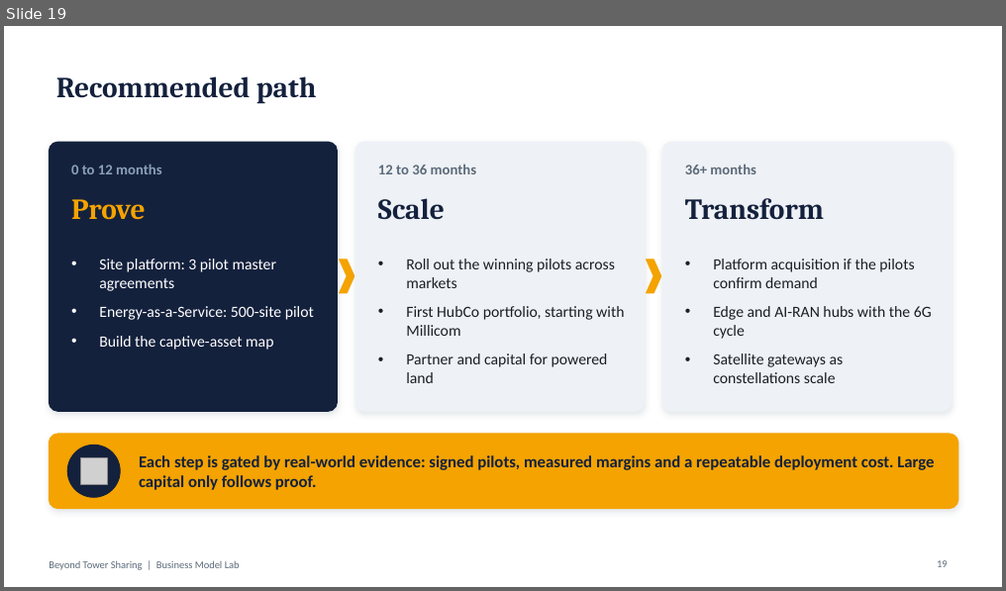
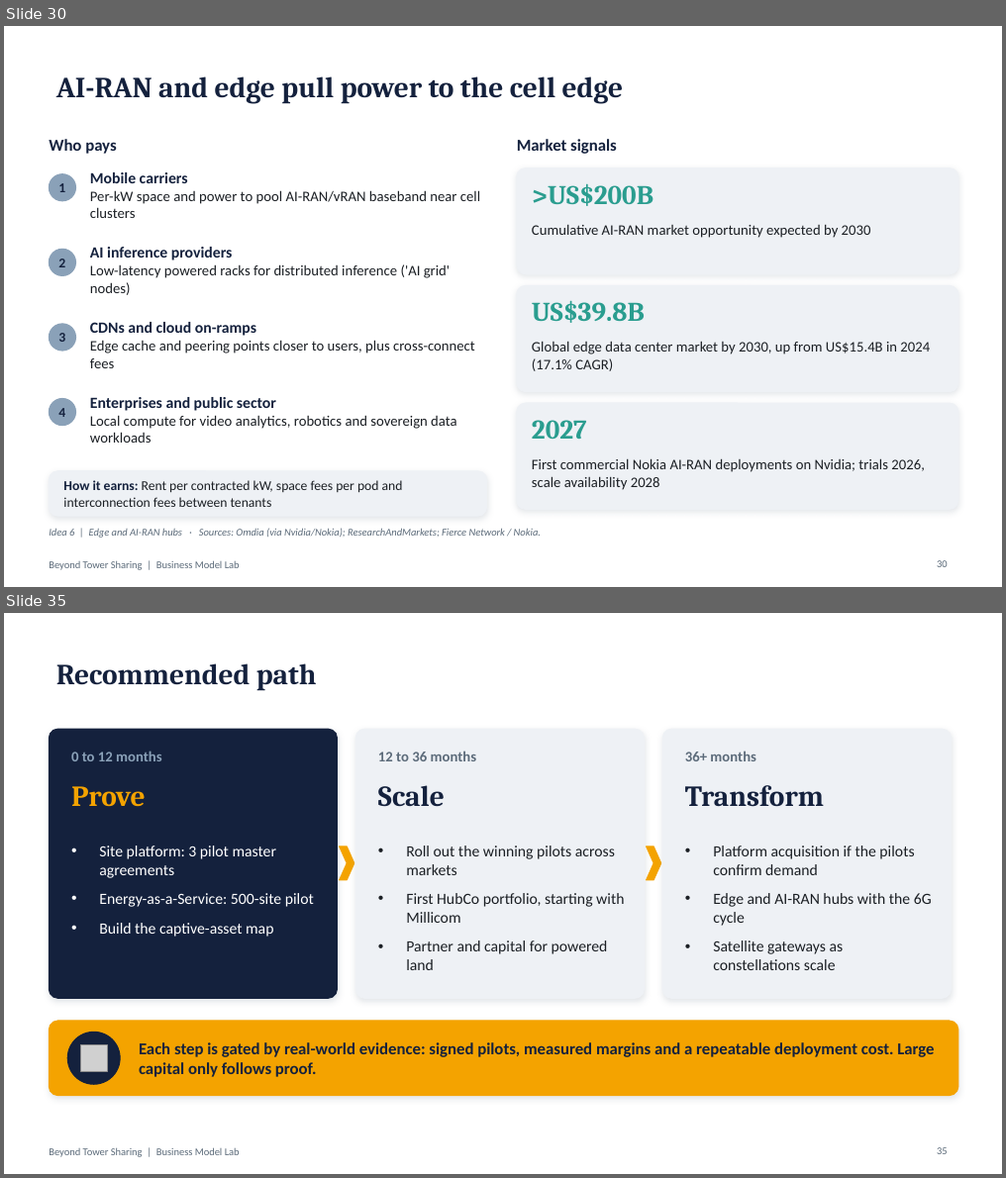
Before and after one commit to caiomperet/Claude-Skills, a slide deck: business-model-lab/saidas/Beyond-Tower-Sharing.pptx. Shown one above the other, each under a label of ours: slide 19 before the commit, slides 30 and 35 after it; the slides between them are not shown. The pictures are 1006x591 and 1006x1178 pixels, drawn with LibreOffice and Linux fonts; fonts in the diff are those of the drawing; grey boxes stand for pictures. Boxes give left, top, right and bottom in pixels: in the first picture for what was removed or moved away, otherwise in the second. Text is boxed around its words. In the diff, an @@ line names an element or a change of style, - is before the commit and + after.

```diff
--- a/business-model-lab/saidas/Beyond-Tower-Sharing.pptx
+++ b/business-model-lab/saidas/Beyond-Tower-Sharing.pptx
@@ slide 30 added at [4,26,1002,587], background #FFFFFF; not listed: 1 template element that a slide beside it also shows @@
@@ title added at [56,76,623,103], 28 pt, text #14213D, bold @@
+AI-RAN and edge pull power to the cell edge
@@ text added at [49,139,116,154], 16 pt, text #14213D, bold @@
+Who pays
@@ text added at [517,139,617,154], 16 pt, text #14213D, bold @@
+Market signals
@@ text added at [90,173,480,218], 14 pt, text #1B1F24 @@
+Mobile carriers
+Per-kW space and power to pool AI-RAN/vRAN baseband near cell clusters
@@ rounded rectangle added at [517,169,958,274], fill #EEF1F5, outline #EEF1F5 1 pt @@
@@ ellipse added at [49,174,76,201], fill #8AA1B8, outline #8AA1B8 1 pt @@
@@ text added at [58,183,65,192], 13 pt, text #14213D, bold @@
+1
@@ text added at [532,183,653,206], 26 pt, text #2A9D8F, bold @@
+>US$200B
@@ text added at [532,224,871,238], 14 pt, text #1B1F24 @@
+Cumulative AI-RAN market opportunity expected by 2030
@@ ellipse added at [49,249,76,276], fill #8AA1B8, outline #8AA1B8 1 pt @@
@@ text added at [58,259,65,268], 13 pt, text #14213D, bold @@
+2
@@ text added at [90,247,450,295], 14 pt, text #1B1F24 @@
+AI inference providers
+Low-latency powered racks for distributed inference ('AI grid' nodes)
@@ rounded rectangle added at [517,285,958,392], fill #EEF1F5, outline #EEF1F5 1 pt @@
@@ text added at [90,322,475,369], 14 pt, text #1B1F24 @@
+CDNs and cloud on-ramps
+Edge cache and peering points closer to users, plus cross-connect fees
@@ text added at [532,300,645,323], 26 pt, text #2A9D8F, bold @@
+US$39.8B
@@ ellipse added at [49,324,76,351], fill #8AA1B8, outline #8AA1B8 1 pt @@
@@ text added at [58,333,65,342], 13 pt, text #14213D, bold @@
+3
@@ text added at [532,341,930,372], 14 pt, text #1B1F24 @@
+Global edge data center market by 2030, up from US$15.4B in 2024 (17.1% CAGR)
@@ ellipse added at [49,399,76,426], fill #8AA1B8, outline #8AA1B8 1 pt @@
@@ text added at [58,408,65,417], 13 pt, text #14213D, bold @@
+4
@@ text added at [90,397,456,443], 14 pt, text #1B1F24 @@
+Enterprises and public sector
+Local compute for video analytics, robotics and sovereign data workloads
@@ rounded rectangle added at [517,403,958,509], fill #EEF1F5, outline #EEF1F5 1 pt @@
@@ text added at [532,420,587,439], 26 pt, text #2A9D8F, bold @@
+2027
@@ text added at [532,459,924,490], 14 pt, text #1B1F24 @@
+First commercial Nokia AI-RAN deployments on Nvidia; trials 2026, scale availability 2028
@@ rounded rectangle added at [49,472,487,516], fill #EEF1F5, outline #EEF1F5 1 pt @@
@@ text added at [63,480,403,507], 13 pt, text #1B1F24 @@
+How it earns: Rent per contracted kW, space fees per pod and interconnection fees between tenants
@@ text added at [49,528,541,538], 10 pt, text #5C6B7A, italic @@
+Idea 6 | Edge and AI-RAN hubs · Sources: Omdia (via Nvidia/Nokia); ResearchAndMarkets; Fierce Network / Nokia.
@@ page number added at [937,561,947,568], 10 pt, text #5C6B7A @@
+30
@@ what was slide 19 is now slide 35 @@
```
Also in this commit, not shown: 5 slides changed, 21 other slides added, 1 slide removed, 8 other files.
